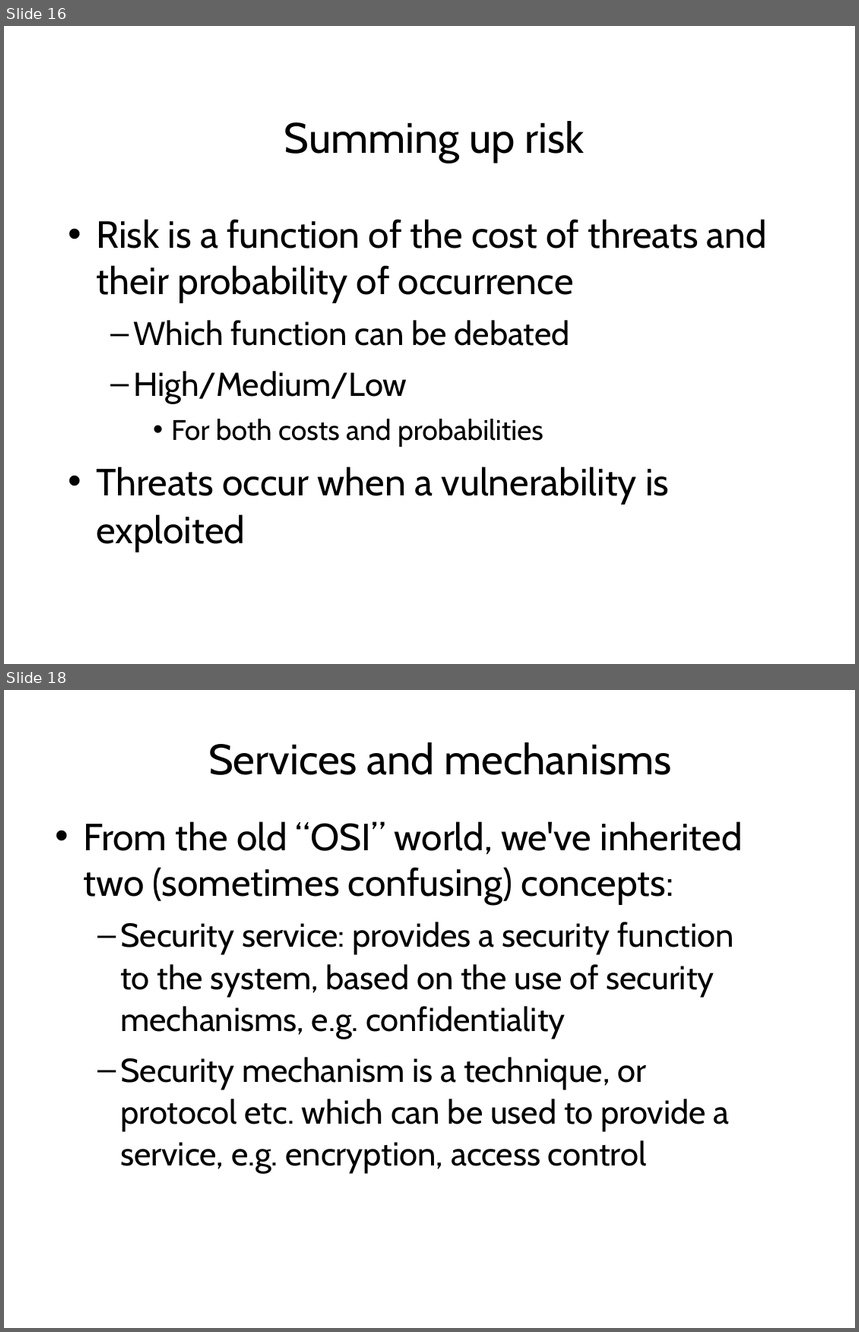
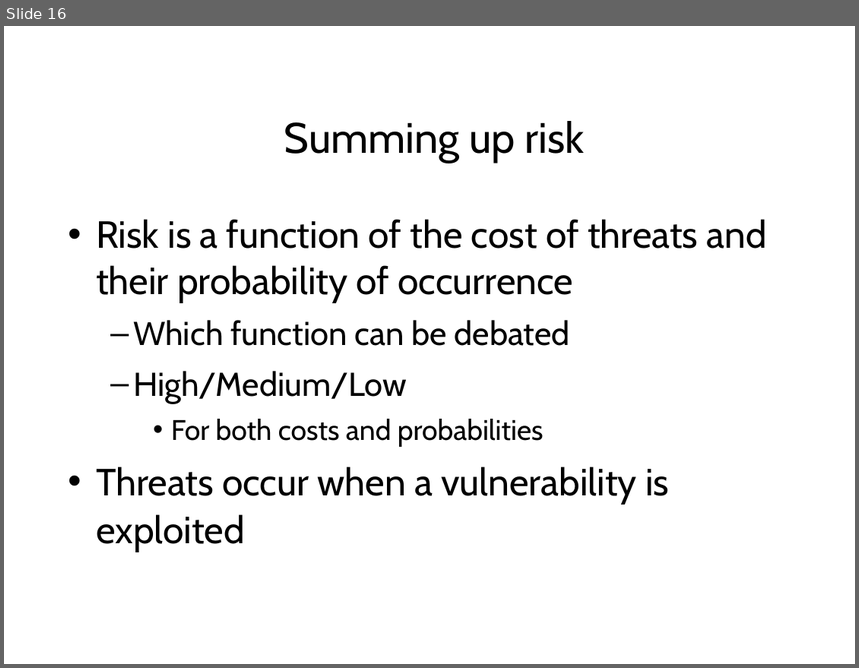
Before and after one commit to sftcd/cs7053, a slide deck: 2016lectures/01-intro.ppt. Shown one above the other, each under a label of ours: slides 16 and 18 before the commit, slide 16 after it; the slides between them are not shown. The pictures are 859x1332 and 859x668 pixels, drawn with LibreOffice and Linux fonts; fonts in the diff are those of the drawing. Boxes give left, top, right and bottom in pixels: in the first picture for what was removed or moved away, otherwise in the second. Text is boxed around its words. In the diff, an @@ line names an element or a change of style, - is before the commit and + after.

```diff
--- a/2016lectures/01-intro.ppt
+++ b/2016lectures/01-intro.ppt
@@ slide 18 removed at (x1=4, y1=690, x2=855, y2=1328), background #FFFFFF @@
@@ title removed at (x1=208, y1=742, x2=671, y2=775) @@
-Services and mechanisms
@@ text removed at (x1=83, y1=821, x2=743, y2=1174) @@
-• From the old “OSI” world, we've inherited two (sometimes confusing) concepts:
-  – Security service: provides a security function to the system, based on the use of security mechanisms, e.g. confidentiality
-  – Security mechanism is a technique, or protocol etc. which can be used to provide a service, e.g. encryption, access control
```
Also in this commit, not shown: 4 other slides changed, 1 slide added, 2 other slides removed, 2 other files.
